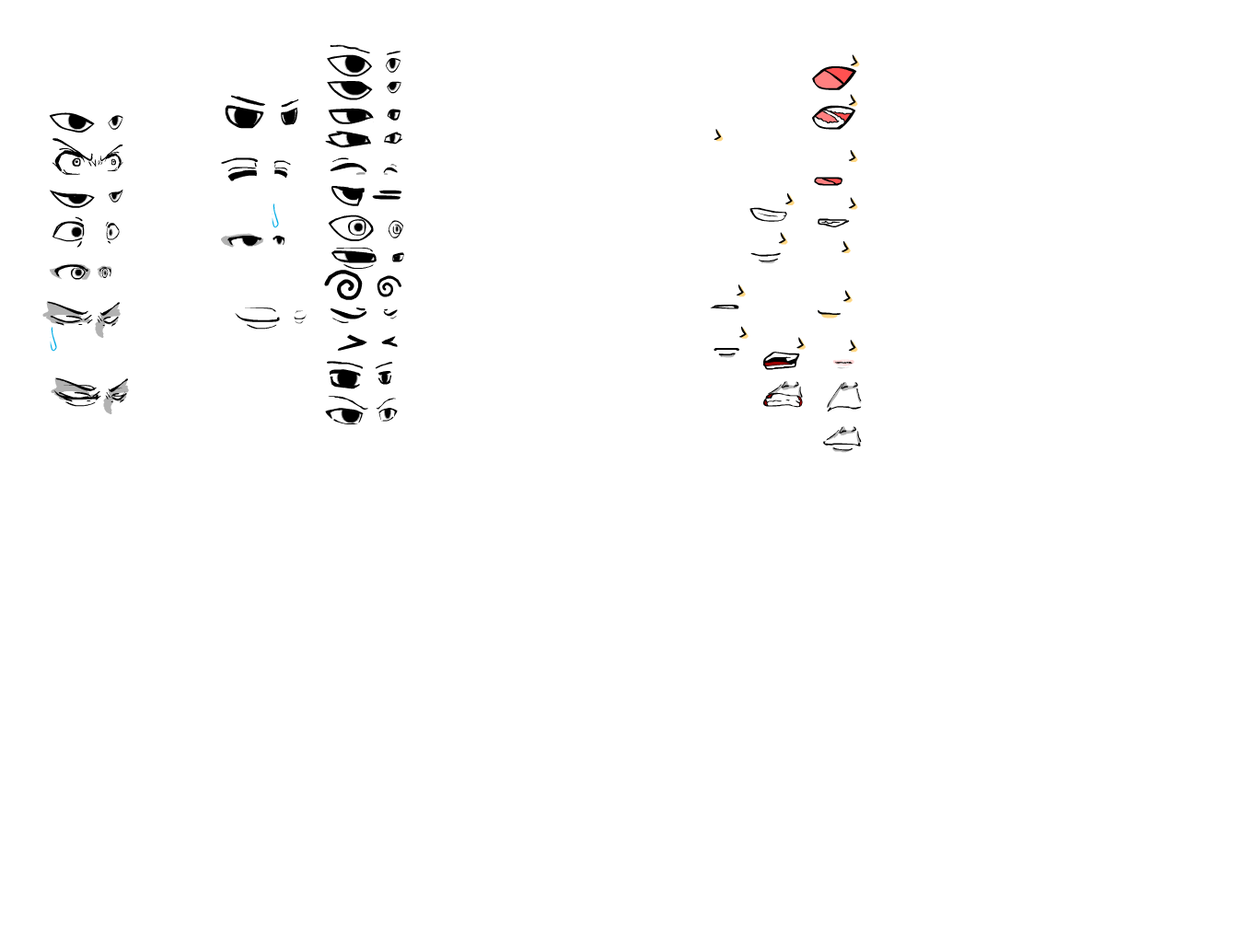
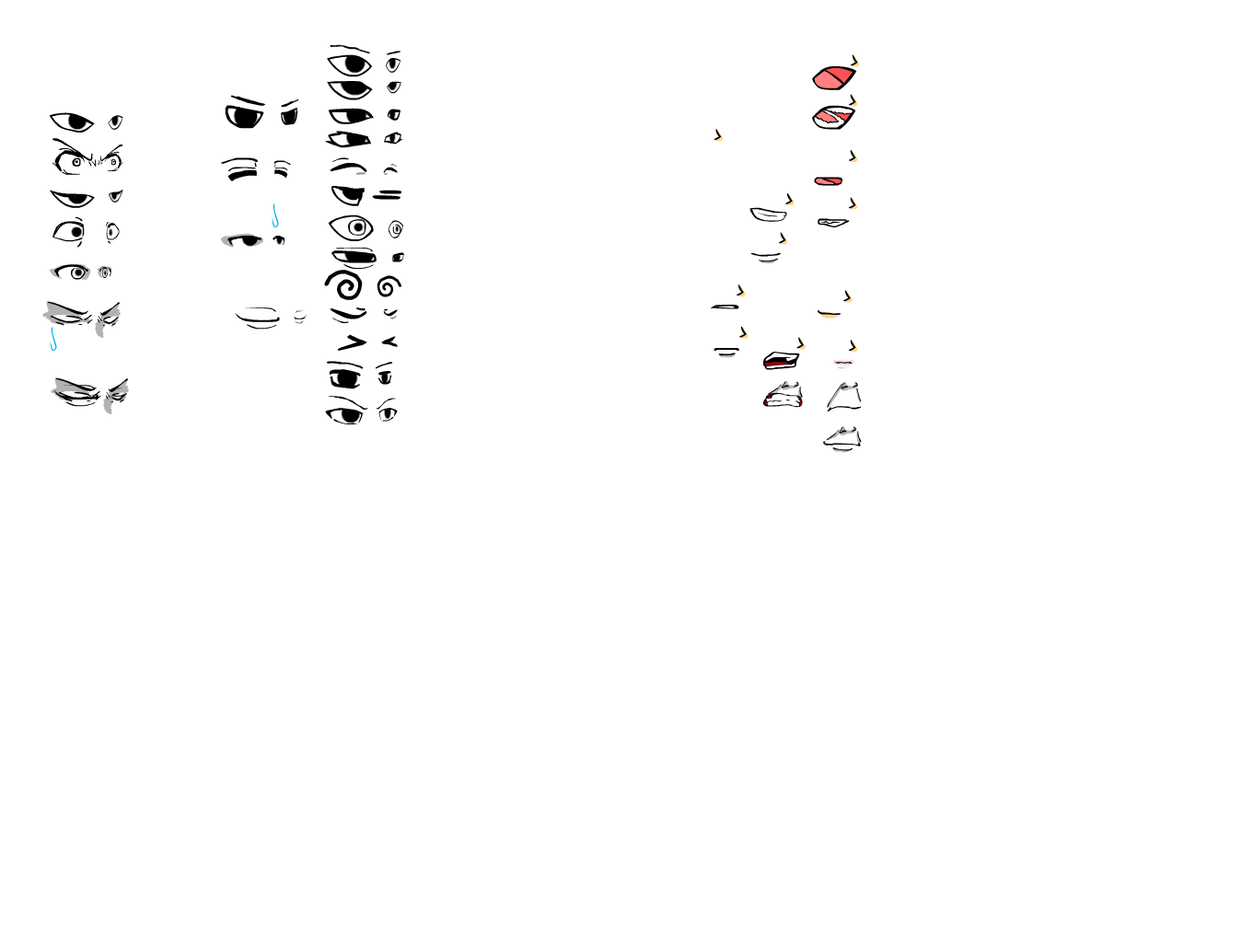
Revision of a layered 1254 × 950 image; what changed, layer by layer:
removed layer "Layer 11" from group "Mouth" over [841, 241, 851, 254]
